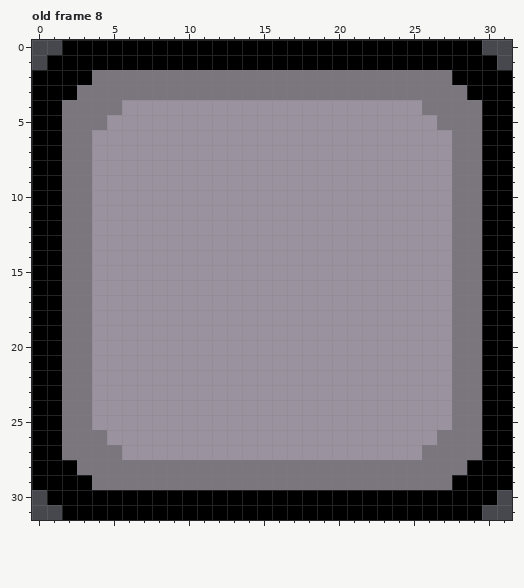
Two states of a pixel-art file, Sprites/ui.aseprite. The picture above was drawn from the file before the commit.
32x32 pixels, 8 frames. Shown: old frame 8.
New version:
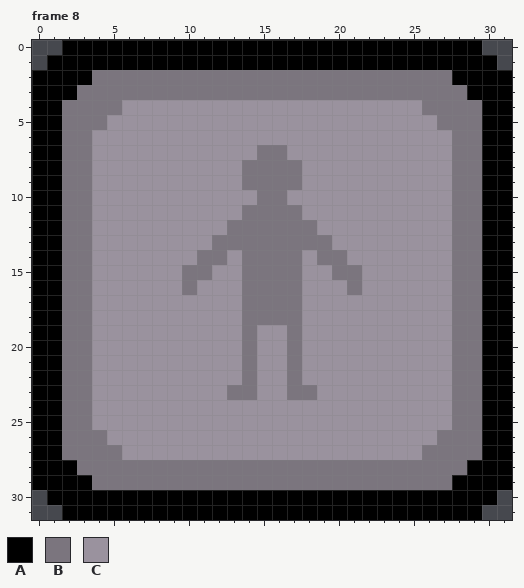
Palette (. is transparent): A #000000  B #7b757e  C #9a929e
A new or re-ordered frame is compared with the old frame closest to it.
Difference:
frames 8 -> 9
Frame 8 is new; against old frame 8, layer "slot_icon":
y 7: x 15..16 CC -> BB
y 8..9: x 14..17 CCCC -> BBBB
y 10: x 15..16 CC -> BB
y 11: x 14..17 CCCC -> BBBB
y 12: x 13..18 CCCCCC -> BBBBBB
y 13: x 12..19 CCCCCCCC -> BBBBBBBB
y 14: x 11..12 CC -> BB; x 14..17 CCCC -> BBBB; x 19..20 CC -> BB
y 15: x 10..11 CC -> BB; x 14..17 CCCC -> BBBB; x 20..21 CC -> BB
y 16: x 10 C -> B; x 14..17 CCCC -> BBBB; x 21 C -> B
y 17..18: x 14..17 CCCC -> BBBB
y 19..22: x 14 C -> B; x 17 C -> B
y 23: x 13..14 CC -> BB; x 17..18 CC -> BB
